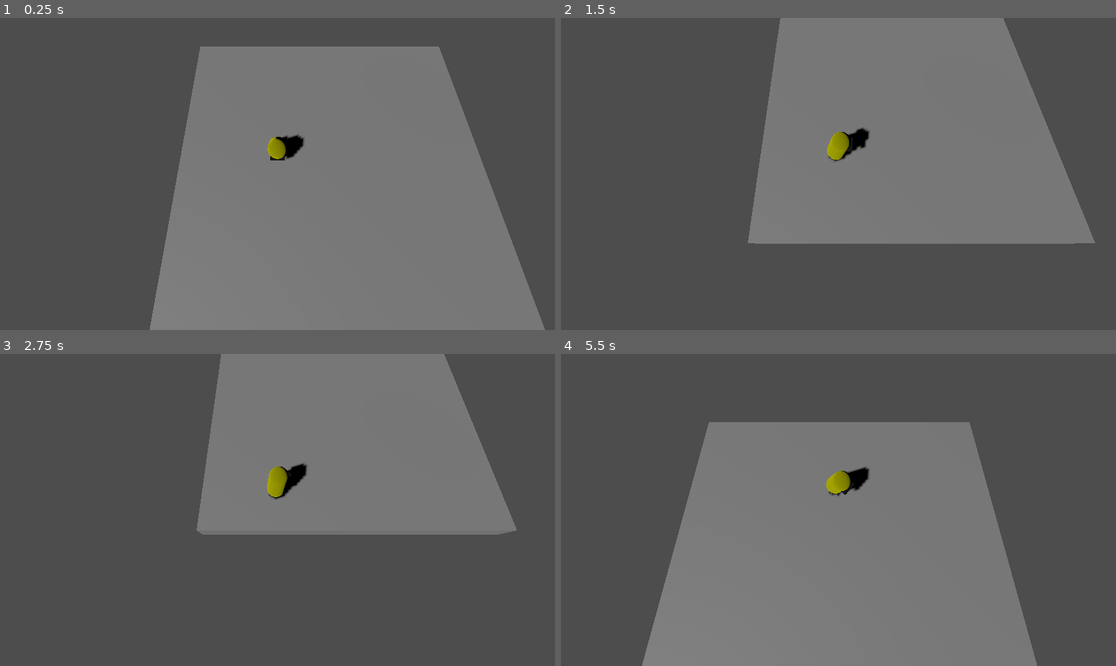
Above: before the commit, frames 1-4 (two rows, left to right).
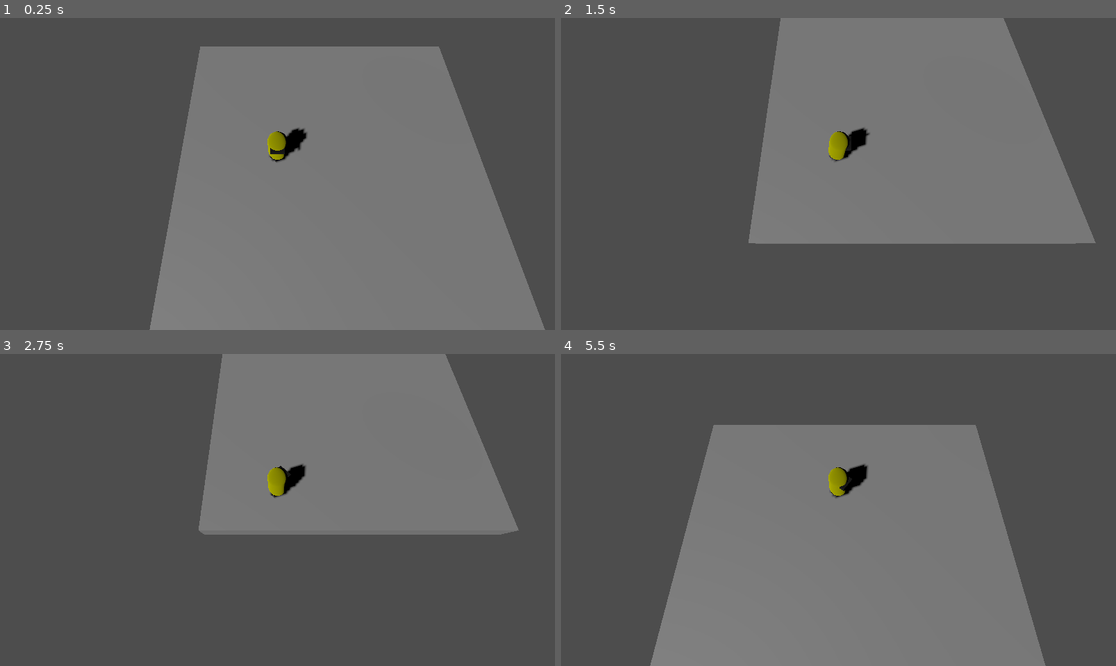
Above: after the commit, the same moments.

Repository: Sephon/Protectorate
Game: Godot game, scene res://level.tscn
Two runs of this game, one before a commit and one after it. Both use one fixed random seed, a clock stepped at 60 frames per second and the inputs below.
Inputs (mouse positions are in pixels of both pictures, inside the frame that each line leads up to):
- Up to frame 1 (0.25 s): no input
- Up to frame 2 (1.5 s): tap Enter (ui_accept) at 0.5, 0.77 s; move the mouse to (960, 158) at 0.52 s; hold Right (ui_right) 0.53-1.28 s; click (960, 158) at 0.6 s; move the mouse to (727, 189) at 1.27 s; hold Down (ui_down) from 1.28 s (still down); click (727, 189) at 1.35 s
- Up to frame 3 (2.75 s): tap Enter (ui_accept) at 1.52 s; move the mouse to (333, 441) at 2.02 s; release Down (ui_down) at 2.03 s; hold Right (ui_right) from 2.03 s (still down); click (333, 441) at 2.1 s
- Up to frame 4 (5.5 s): move the mouse to (810, 572) at 2.77 s; release Right (ui_right) at 2.78 s; hold Up (ui_up) 2.78-3.53 s; click (810, 572) at 2.85 s; tap Enter (ui_accept) at 3.02, 3.77, 4.52 s; move the mouse to (1005, 556) at 3.52 s; hold Left (ui_left) 3.53-5.03 s; click (1005, 556) at 3.6 s; move the mouse to (672, 463) at 4.27 s; click (672, 463) at 4.35 s; move the mouse to (866, 510) at 5.02 s; hold Down (ui_down) from 5.03 s (still down); click (866, 510) at 5.1 s

The runs differ from the first frame. In frame 1, 0.3% of the frame differs, in the area x 48-56%, y 35-47%; in frame 2, 0.2%; in frame 3, 0.4%; in frame 4, 2.6%, in the area x 14-88%, y 21-100%.
Error after the commit: Attempt to call function 'get_bullet' in base 'null instance' on a null instance. (res://player_character.gd:23)

Commit message:
Trying to add bullets to fire, but failing

Diff:
--- /dev/null
+++ b/bullet_3d_scene.gd
@@ -0,0 +1,24 @@
+extends RigidBody3D
+
+@export var speed: float = 500.0
+@onready var bullet_manager = get_tree().get_root().find_node("BulletManager", true, false)  # Reference the manager
+
+var direction: Vector3
+
+func _ready():
+	# Set the bullet to auto-remove after 2 seconds
+	await get_tree().create_timer(2.0).timeout
+	bullet_manager.return_bullet(self)
+
+func _physics_process(delta):
+	# Move bullet in the assigned direction
+	global_transform.origin += direction * speed * delta
+
+	# Optionally, check if offscreen or collided to return bullet early
+	if is_offscreen():
+		bullet_manager.return_bullet(self)
+
+func is_offscreen() -> bool:
+	var camera = get_viewport().get_camera_3d()
+	var screen_pos = camera.unproject_position(global_transform.origin)
+	return screen_pos.x < 0 or screen_pos.x > get_viewport().size.x or screen_pos.y < 0 or screen_pos.y > get_viewport().size.y
--- /dev/null
+++ b/bullet_3d_scene.tscn
@@ -0,0 +1,34 @@
+[gd_scene load_steps=8 format=3 uid="uid://kemdfkaboj8a"]
+
+[ext_resource type="Script" path="res://bullet_3d_scene.gd" id="1_jxae2"]
+
+[sub_resource type="SphereMesh" id="SphereMesh_b4guo"]
+
+[sub_resource type="StandardMaterial3D" id="StandardMaterial3D_bcigi"]
+albedo_color = Color(0, 0, 1, 1)
+
+[sub_resource type="SphereShape3D" id="SphereShape3D_mp0bx"]
+
+[sub_resource type="ParticleProcessMaterial" id="ParticleProcessMaterial_vqtu2"]
+
+[sub_resource type="SphereMesh" id="SphereMesh_a30sq"]
+
+[sub_resource type="Skin" id="Skin_4pmhv"]
+
+[node name="Bullet3DScene" type="RigidBody3D"]
+script = ExtResource("1_jxae2")
+
+[node name="MeshInstance3D" type="MeshInstance3D" parent="."]
+transform = Transform3D(0.1, 0, 0, 0, 0.1, 0, 0, 0, 0.1, 0, 0, 0)
+mesh = SubResource("SphereMesh_b4guo")
+surface_material_override/0 = SubResource("StandardMaterial3D_bcigi")
+
+[node name="CollisionShape3D" type="CollisionShape3D" parent="MeshInstance3D"]
+shape = SubResource("SphereShape3D_mp0bx")
+
+[node name="GPUParticles3D" type="GPUParticles3D" parent="MeshInstance3D"]
+lifetime = 0.25
+trail_enabled = true
+process_material = SubResource("ParticleProcessMaterial_vqtu2")
+draw_pass_1 = SubResource("SphereMesh_a30sq")
+draw_skin = SubResource("Skin_4pmhv")
--- /dev/null
+++ b/bullet_manager.gd
@@ -0,0 +1,31 @@
+extends Node3D  # or `Spatial` if you are using Godot 4.1+
+
+@export var bullet_scene: PackedScene  # Reference to the bullet scene
+@export var pool_size: int = 100       # Number of bullets to preload in the pool
+
+# Maintain a pool of inactive bullets for reuse
+var bullet_pool: Array[RigidBody3D] = []
+
+func _ready():
+	# Preload bullets into the pool without adding them as children
+	for i in range(pool_size):
+		var bullet = bullet_scene.instantiate() as RigidBody3D
+		bullet_pool.append(bullet)
+		bullet.queue_free()  # Free initially; they’ll be instanced on demand
+
+func get_bullet() -> RigidBody3D:
+	# Retrieve a bullet from the pool, or create a new one if the pool is empty
+	var bullet: RigidBody3D
+	if bullet_pool.size() > 0:
+		bullet = bullet_pool.pop_back()
+	else:
+		bullet = bullet_scene.instantiate() as RigidBody3D
+
+	# Add bullet to the root of the scene tree (or a designated "bullets" layer)
+	get_tree().root.add_child(bullet)
+	return bullet
+
+func return_bullet(bullet: RigidBody3D):
+	# Deactivate the bullet and return it to the pool
+	bullet_pool.append(bullet)
+	bullet.queue_free()  # Remove it from the scene tree for reuse later
--- a/level.gd
+++ b/level.gd
@@ -12,7 +12,7 @@
 # Called every frame. 'delta' is the elapsed time since the previous frame.
 func _process(delta: float) -> void:
 	var mouse_position = get_viewport().get_mouse_position()
-	print("Mouse position: ", mouse_position)
+	#print("Mouse position: ", mouse_position)
 
 
 	ray_origin = $GameCamera.project_ray_origin(mouse_position)
@@ -26,6 +26,7 @@
 
 	var space_state = get_world_3d().direct_space_state
 	var intersection = space_state.intersect_ray(ray_params)
+	var offset = Vector3(0,1,0)
 	if not intersection.is_empty():
-		var pos = intersection.position
+		var pos = intersection.position + offset
 		$PlayerCharacter.look_at(pos, Vector3.UP)
--- a/level.tscn
+++ b/level.tscn
@@ -1,8 +1,10 @@
-[gd_scene load_steps=9 format=3 uid="uid://ba8jqe3vtll0w"]
+[gd_scene load_steps=11 format=3 uid="uid://ba8jqe3vtll0w"]
 
 [ext_resource type="Script" path="res://player_character.gd" id="1_3nwu7"]
 [ext_resource type="Script" path="res://level.gd" id="1_47bb8"]
 [ext_resource type="Script" path="res://game_camera.gd" id="2_3h88l"]
+[ext_resource type="Script" path="res://bullet_manager.gd" id="4_deib4"]
+[ext_resource type="PackedScene" uid="uid://kemdfkaboj8a" path="res://bullet_3d_scene.tscn" id="5_pivub"]
 
 [sub_resource type="BoxMesh" id="BoxMesh_6sejg"]
 
@@ -50,3 +52,7 @@
 transform = Transform3D(1, 0, 0, 0, 0.34202, 0.939693, 0, -0.939693, 0.34202, 0, 8, 7)
 script = ExtResource("2_3h88l")
 player = NodePath("../PlayerCharacter")
+
+[node name="BulletManager" type="Node3D" parent="."]
+script = ExtResource("4_deib4")
+bullet_scene = ExtResource("5_pivub")
--- a/player_character.gd
+++ b/player_character.gd
@@ -3,6 +3,33 @@
 
 const SPEED = 5.0
 const JUMP_VELOCITY = 4.5
+
+@export var bullet_speed: float = 500.0  # Speed of the bullet
+
+@onready var bullet_manager = get_node("/root/bullet_manager")  # Adjust the path if needed
+
+func shoot_bullet():
+	print("Shooting bullet")
+	# Get the mouse position in world space
+	var camera = get_viewport().get_camera_3d()
+	var ray_origin = camera.project_ray_origin(get_viewport().get_mouse_position())
+	var ray_direction = camera.project_ray_normal(get_viewport().get_mouse_position())
+	var ray_target = ray_origin + ray_direction * 1000  # Extend the ray into the distance
+
+	# Calculate the direction from the player to the target
+	var target_direction = (ray_target - global_transform.origin).normalized()
+
+	# Retrieve a bullet from the BulletManager
+	var bullet = bullet_manager.get_bullet()
+	if bullet:
+		# Set the bullet's position to the player's position
+		bullet.global_transform.origin = global_transform.origin
+
+		# Apply a velocity to the bullet to make it move in the calculated direction
+		bullet.linear_velocity = target_direction * bullet_speed
+
+		# Make the bullet visible
+		bullet.visible = true
 
 
 func _physics_process(delta: float) -> void:
@@ -13,6 +40,9 @@
 	# Handle jump.
 	if Input.is_action_just_pressed("ui_accept") and is_on_floor():
 		velocity.y = JUMP_VELOCITY
+
+	if Input.is_action_just_pressed("mbutton_left"):
+		shoot_bullet()
 
 	# Get the input direction and handle the movement/deceleration.
 	# As good practice, you should replace UI actions with custom gameplay actions.
--- a/project.godot
+++ b/project.godot
@@ -41,3 +41,8 @@
 "events": [Object(InputEventKey,"resource_local_to_scene":false,"resource_name":"","device":0,"window_id":0,"alt_presse …(189 unchanged characters)…
 ]
 }
+mbutton_left={
+"deadzone": 0.5,
+"events": [Object(InputEventMouseButton,"resource_local_to_scene":false,"resource_name":"","device":-1,"window_id":0,"alt_pressed":false,"shift_pressed":false,"ctrl_pressed":false,"meta_pressed":false,"button_mask":0,"position":Vector2(0, 0),"global_position":Vector2(0, 0),"factor":1.0,"button_index":1,"canceled":false,"pressed":false,"double_click":false,"script":null)
+]
+}
Not shown, removed: levD0D9.tmp
Not shown, removed: levEE8C.tmp
